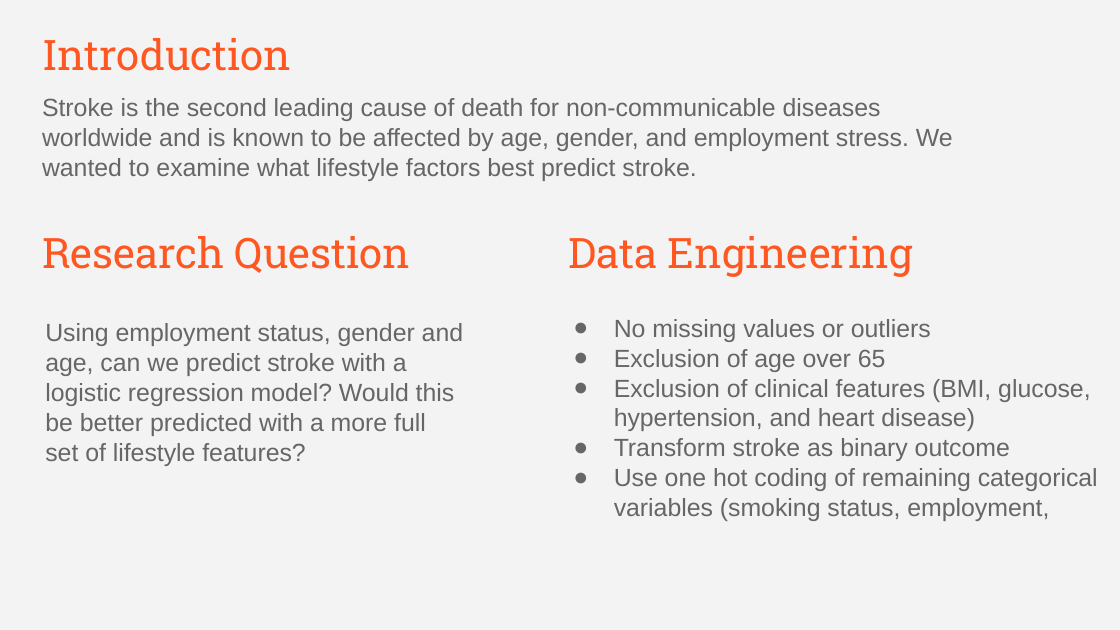
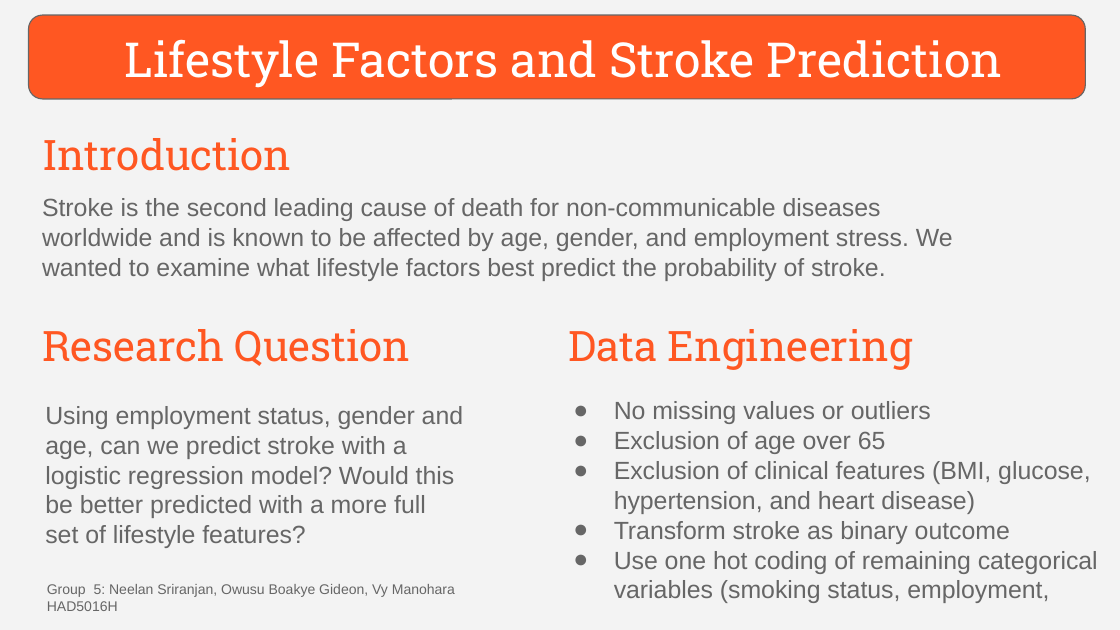
Before and after one commit to GIDEonBoakye/5-HAD5016-S26, a slide deck: slide 1 of Datathon#2.pptx (slide 2 before the commit). Drawn at 1120x630 pixels with LibreOffice and Linux fonts; fonts in the diff are those of the drawing. Boxes give left, top, right and bottom in pixels: in the first picture for what was removed or moved away, otherwise in the second. Text is boxed around its words. In the diff, an @@ line names an element or a change of style, - is before the commit and + after.

```diff
--- a/Datathon#2.pptx
+++ b/Datathon#2.pptx
@@ rounded rectangle added at <box>28,15,1085,99</box>, fill #FF5722, outline #666666 0.75 pt @@
@@ title added at <box>125,39,1002,88</box>, 31 pt, text #FFFFFF @@
+Lifestyle Factors and Stroke Prediction
@@ title "Introduction": place and size @@
-title "Introduction" at <box>42,38,291,71</box>
+title "Introduction" at <box>42,138,291,171</box>
@@ text at <box>42,198,953,281</box>: text changed @@
-Stroke is the second leading cause of death for non-communicable diseases worldwide and is known to be affected by age, gender, and employment stress. We wanted to examine what lifestyle factors best predict stroke.
+Stroke is the second leading cause of death for non-communicable diseases worldwide and is known to be affected by age, gender, and employment stress. We wanted to examine what lifestyle factors best predict the probability of stroke.
@@ title "Research Question": place and size @@
-title "Research Question" at <box>42,236,410,273</box>
+title "Research Question" at <box>42,329,410,366</box>
@@ title "Data Engineering": place and size @@
-title "Data Engineering" at <box>568,236,913,277</box>
+title "Data Engineering" at <box>568,329,913,370</box>
@@ text "No missing values or outliers": place and size @@
-text "No missing values or outliers" at <box>614,319,1098,521</box>
+text "No missing values or outliers" at <box>614,401,1098,603</box>
@@ text "Using employment status, gender and ...": place and size @@
-text "Using employment status, gender and ..." at <box>45,323,463,466</box>
+text "Using employment status, gender and ..." at <box>45,406,463,548</box>
@@ text added at <box>47,584,455,611</box>, 9 pt, text #666666 @@
+Group 5: Neelan Sriranjan, Owusu Boakye Gideon, Vy Manohara
+HAD5016H
```
Also in this commit, not shown: 1 other slide changed, 1 slide removed.
